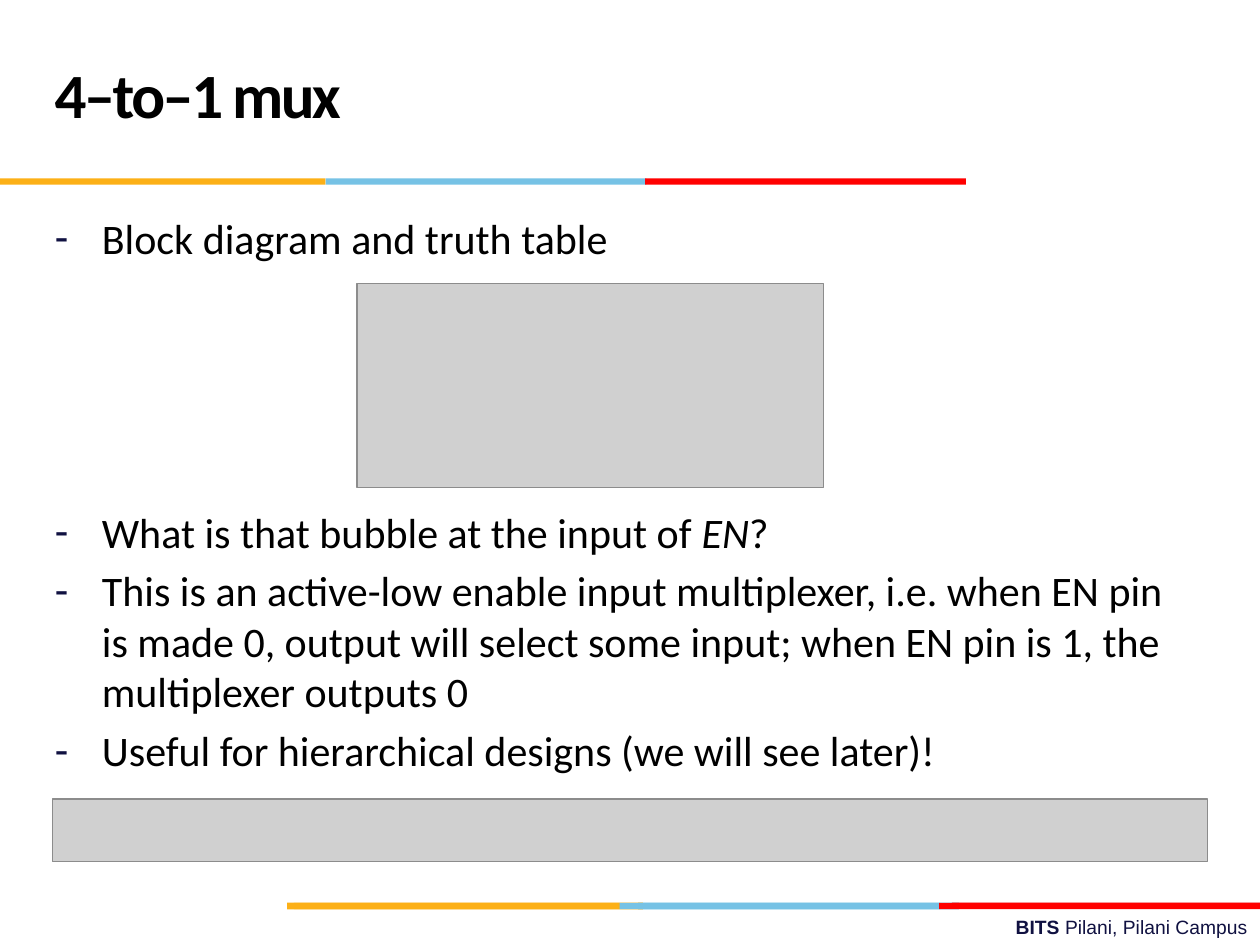
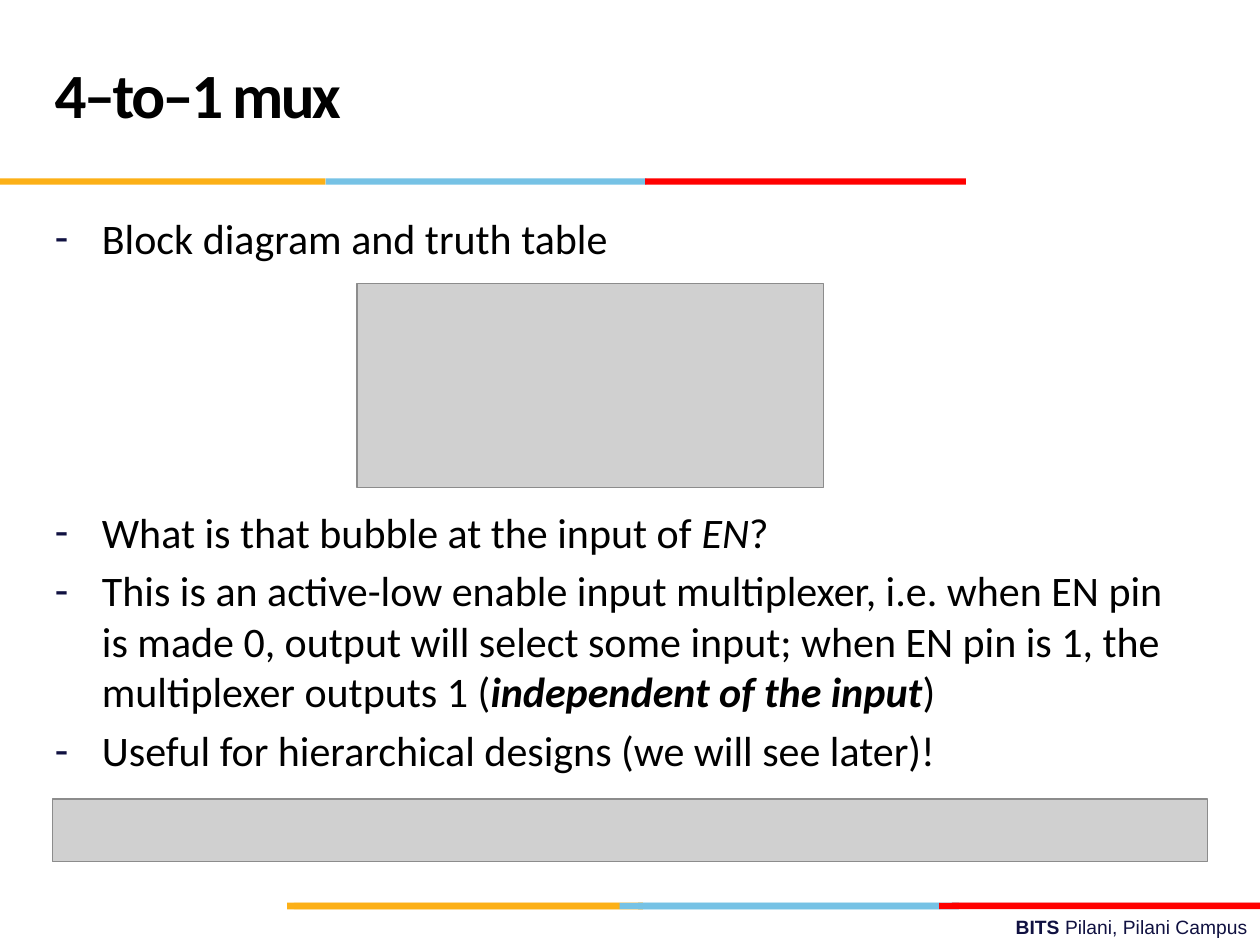
Before and after one commit to csndl-iitd/f2152025, a slide deck: slide 9 of Lec-12.pptx. Drawn at 1260x945 pixels with LibreOffice and Linux fonts; fonts in the diff are those of the drawing; grey boxes stand for pictures; background and template pictures are left out. Boxes give left, top, right and bottom in pixels: in the first picture for what was removed or moved away, otherwise in the second. Text is boxed around its words. In the diff, an @@ line names an element or a change of style, - is before the commit and + after.

Commit message:
Corrected small error in lec 12 slides

```diff
--- a/Lec-12.pptx
+++ b/Lec-12.pptx
@@ text at (x1=102, y1=576, x2=1163, y2=714): text changed @@
-– This is an active-low enable input multiplexer, i.e. when EN pin is made 0, output will select some input; when EN pin is 1, the multiplexer outputs 0
+– This is an active-low enable input multiplexer, i.e. when EN pin is made 0, output will select some input; when EN pin is 1, the multiplexer outputs 1 (independent of the input)
```
